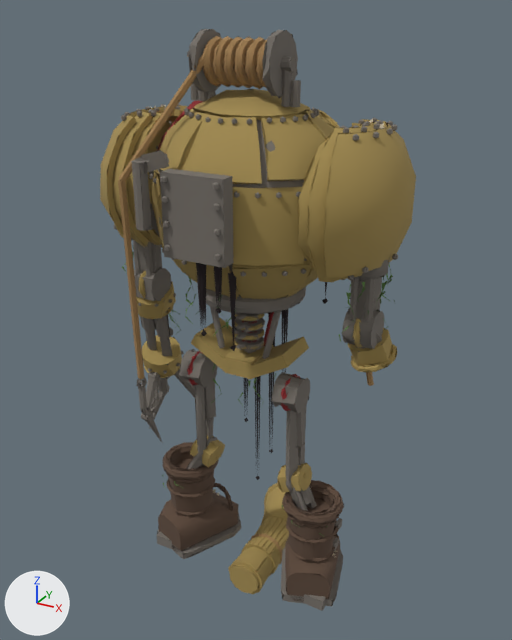
Two versions of the glTF model art/wardens/dredge/dredge.glb, one commit apart.
Both versions are drawn from a camera (50 mm lens) standing at (1.018, -1.807, 1.87) and looking at (-0.045, 0.126, 0.904). The axes (+X, +Y, +Z) are drawn at lower left. The lights are the same throughout. The first picture is the older version. Vertices at exactly the same position are counted once.

Objects in the first picture: 'Body', 'weapon'.
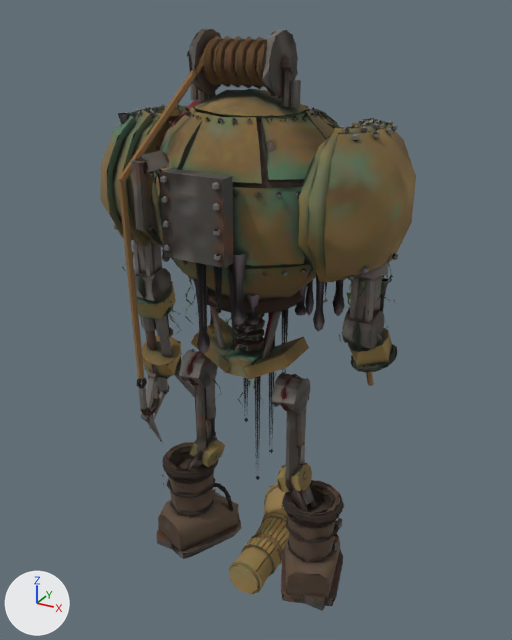
What changed in the scene script:
```text
Add img_atlas:
    img_atlas = load_image('atlas', '_unpacked/atlas', 2048, 2048, 'sRGB')
Change mat_metal_brass:
    remove mat_metal_brass.base_color = (0.371, 0.266, 0.0844)  # yellow #a48d52
    add mat_metal_brass.texture = img_atlas
Change mat_metal_iron:
    remove mat_metal_iron.base_color = (0.181, 0.162, 0.141)  # grey #767069
    add mat_metal_iron.texture = img_atlas
Change mat_leather_boot:
    remove mat_leather_boot.base_color = (0.112, 0.0685, 0.0452)  # brown #5e4a3c
    add mat_leather_boot.texture = img_atlas
Change mat_leather_rope:
    remove mat_leather_rope.base_color = (0.352, 0.209, 0.0844)  # brown #a07e52
    add mat_leather_rope.texture = img_atlas
Change me_body:
    used by ob_body; location = (0.0, 0.0, 0.0)
    remove me_body.from_pydata(...)  # 13718 vertices, 14130 faces; spans x -0.6..0.48, y -0.36..0.48, z -0.01..1.82
    add me_body.from_pydata(...)  # 14335 vertices, 13768 faces; spans x -0.6..0.48, y -0.36..0.49, z -0.01..1.82
    me_body part 1: 338 vertices moved within x -0.55..0.45, y -0.27..0.48, z 0.17..1.8; 1191 vertices removed from x -0.55..0.47, y -0.27..0.48, z 0.02..1.8; 1808 vertices added at x -0.53..0.46, y -0.25..0.49, z 0.03..1.8
    me_body part 2: 9471 kept faces spanning x -0.6..0.48, y -0.36..0.48, z -0.01..1.82 get new texture (UV) coordinates
```

Boxes (x1, y1, x2, y2) around the edits, measured in the pictures (512 x 640 px; the box of a moved part takes in the faces that stretch with it):
'Body', surface changed, reshaped (darker)
    both: (100, 29, 416, 611)
'weapon', surface changed
    both: (228, 483, 289, 594)
part 1 of me_body, moved or reshaped
    before: (107, 38, 403, 599)
    after: (107, 36, 403, 598)
part 2 of me_body, surface changed (darker)
    both: (100, 29, 416, 611)
